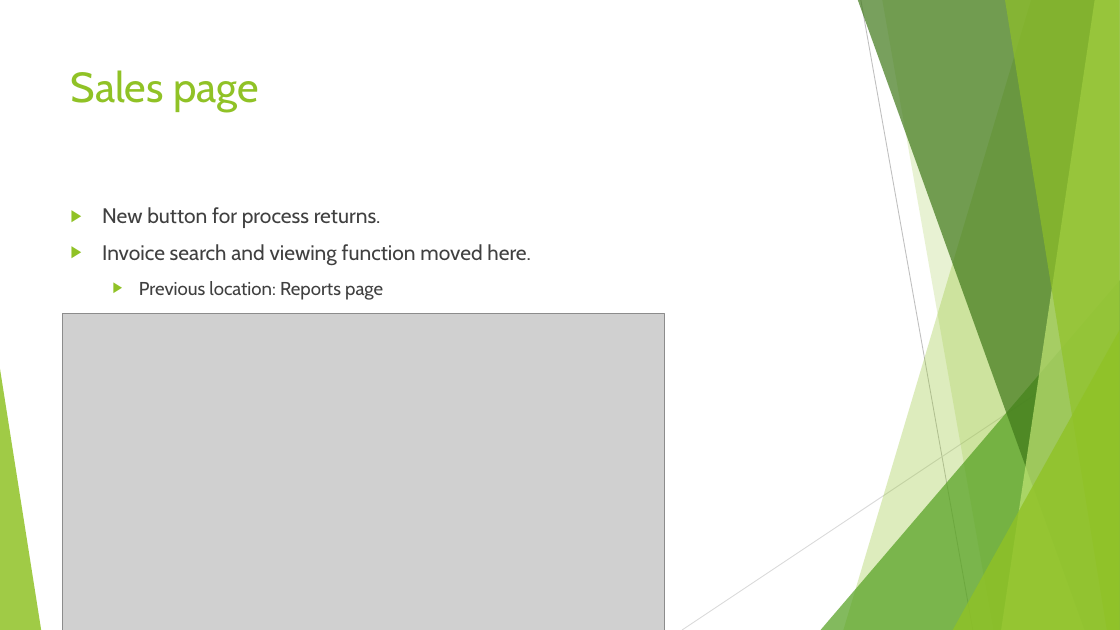
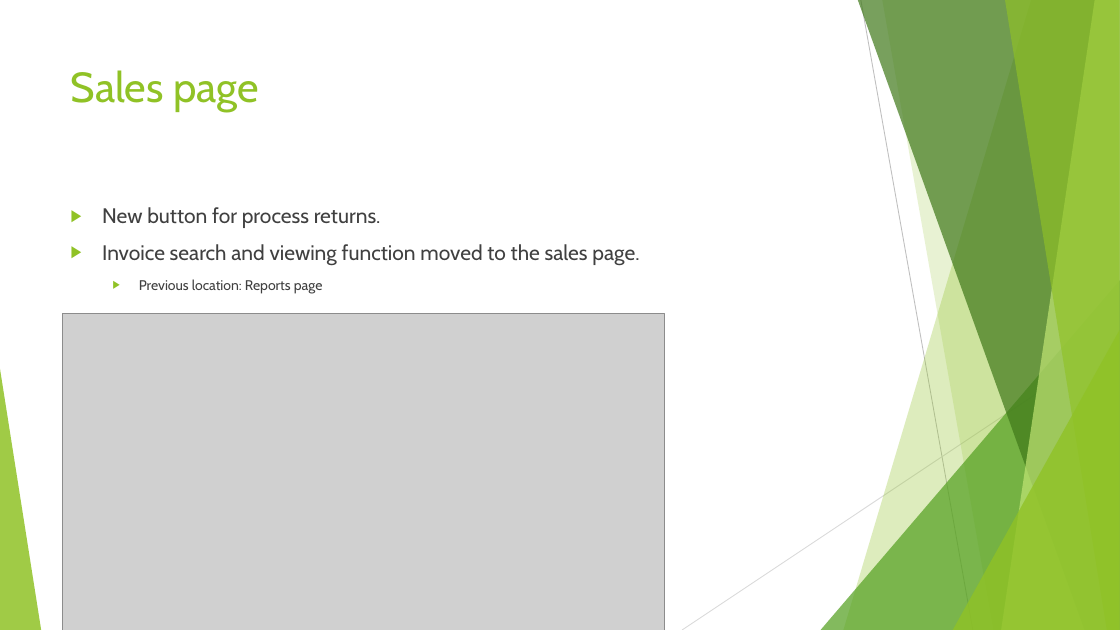
Before and after one commit to TGills/SweetSpot, a slide deck: slide 3 of V2.1.0.pptx. Drawn at 1120x630 pixels with LibreOffice and Linux fonts; fonts in the diff are those of the drawing; grey boxes stand for pictures. Boxes give left, top, right and bottom in pixels: in the first picture for what was removed or moved away, otherwise in the second. Text is boxed around its words. In the diff, an @@ line names an element or a change of style, - is before the commit and + after.

```diff
--- a/V2.1.0.pptx
+++ b/V2.1.0.pptx
@@ text at bbox=[102, 244, 639, 266]: text changed @@
-▶ Invoice search and viewing function moved here.
+▶ Invoice search and viewing function moved to the sales page.
@@ text at bbox=[139, 279, 323, 294]: size 16 to 12 pt in "Previous location: Reports page" @@
```
Also in this commit, not shown: 4 other slides changed.
